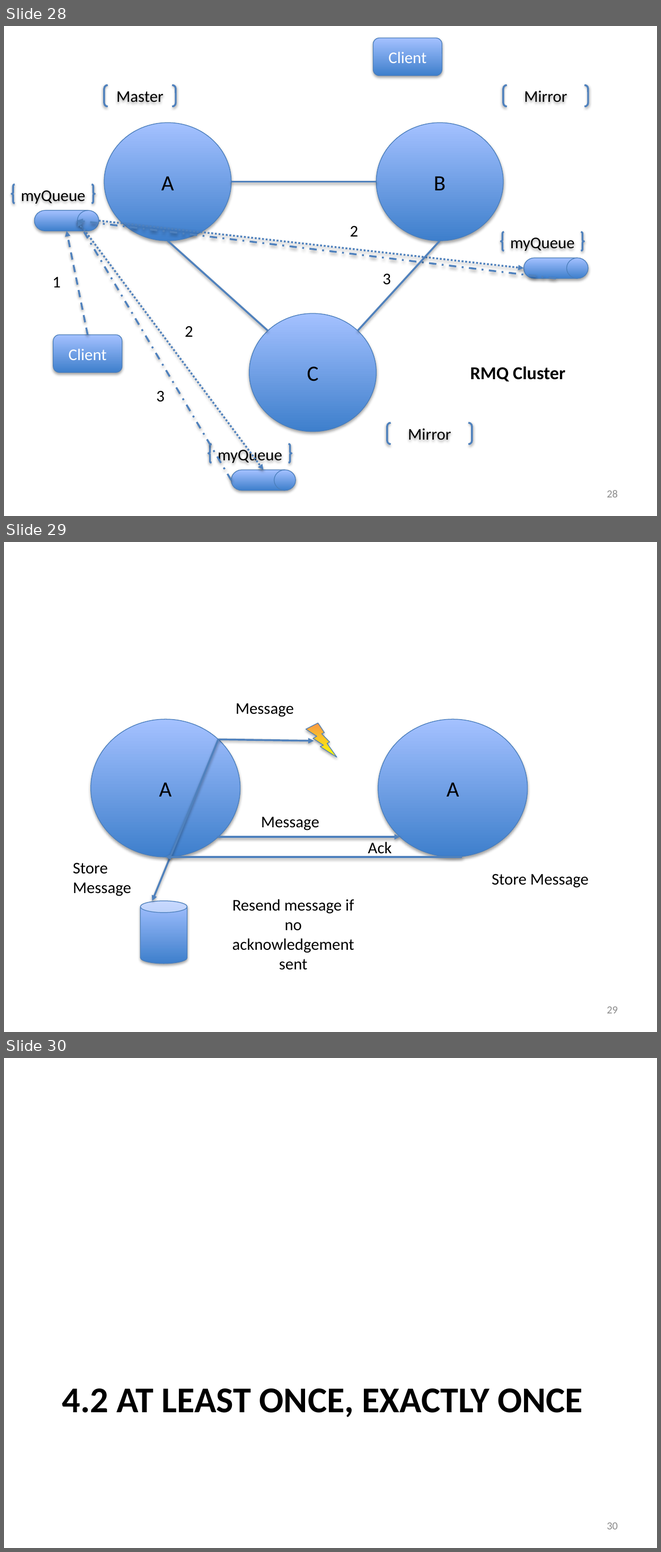
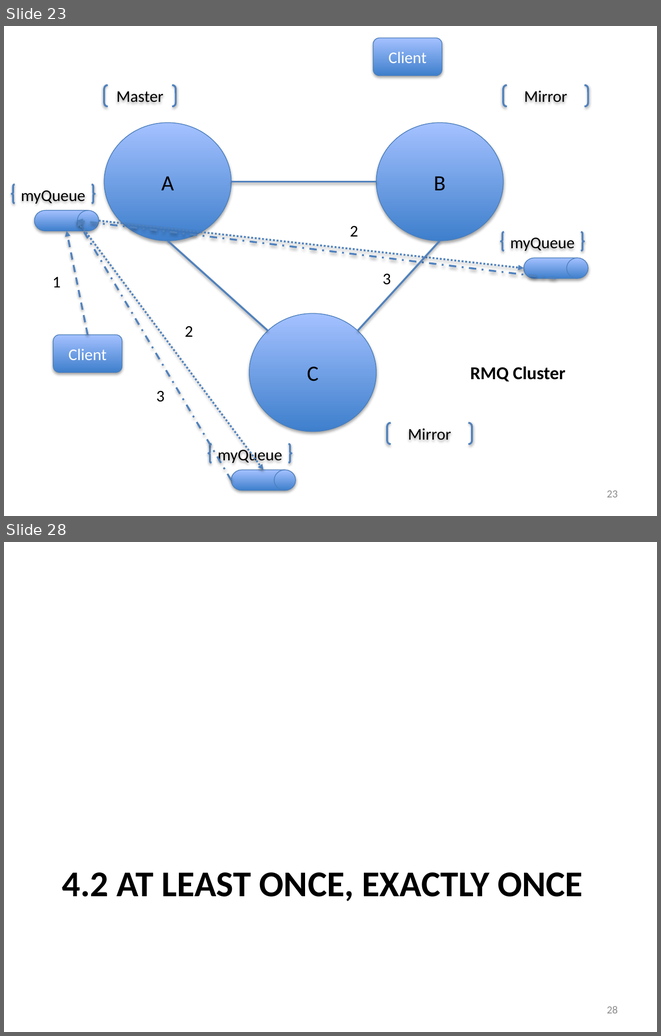
Before and after one commit to iancooper/Presentations, a slide deck: Practical Messaging - Day 2 New.pptx. Shown one above the other, each under a label of ours: slides 28, 29 and 30 before the commit, slides 23 and 28 after it; the slides between them are not shown. The pictures are 661x1552 and 661x1036 pixels, drawn with LibreOffice and Linux fonts; fonts in the diff are those of the drawing. Boxes give left, top, right and bottom in pixels: in the first picture for what was removed or moved away, otherwise in the second. Text is boxed around its words. In the diff, an @@ line names an element or a change of style, - is before the commit and + after.

```diff
--- a/Practical Messaging - Day 2 New.pptx
+++ b/Practical Messaging - Day 2 New.pptx
@@ slide 29 removed at (4, 542, 657, 1032), background #FFFFFF @@
@@ text removed at (236, 703, 294, 717) @@
-Message
@@ ellipse removed at (91, 719, 240, 857) @@
-A
@@ lightning bolt removed at (306, 723, 336, 757) @@
@@ ellipse removed at (378, 719, 528, 857) @@
-A
@@ arrow removed from (218, 739) to (152, 900) @@
@@ arrow removed from (218, 739) to (314, 741) @@
@@ text removed at (261, 817, 319, 830) @@
-Message
@@ arrow removed from (218, 837) to (400, 837) @@
@@ text removed at (368, 841, 392, 857) @@
-Ack
@@ arrow removed from (462, 857) to (165, 857) @@
@@ text removed at (73, 863, 131, 896) @@
-Store Message
@@ text removed at (492, 874, 589, 888) @@
-Store Message
@@ cylinder removed at (140, 900, 187, 963) @@
@@ text removed at (232, 899, 354, 970) @@
-Resend message if no acknowledgement sent
@@ page number removed at (607, 1006, 618, 1013) @@
-29
@@ what was slide 28 is now slide 23 @@
@@ page number at (607, 490, 618, 497): text changed @@
-28
+23
@@ what was slide 30 is now slide 28 @@
@@ page number at (607, 1006, 618, 1013): text changed @@
-30
+28
```
Also in this commit, not shown: 5 slides changed, 5 other slides removed.
